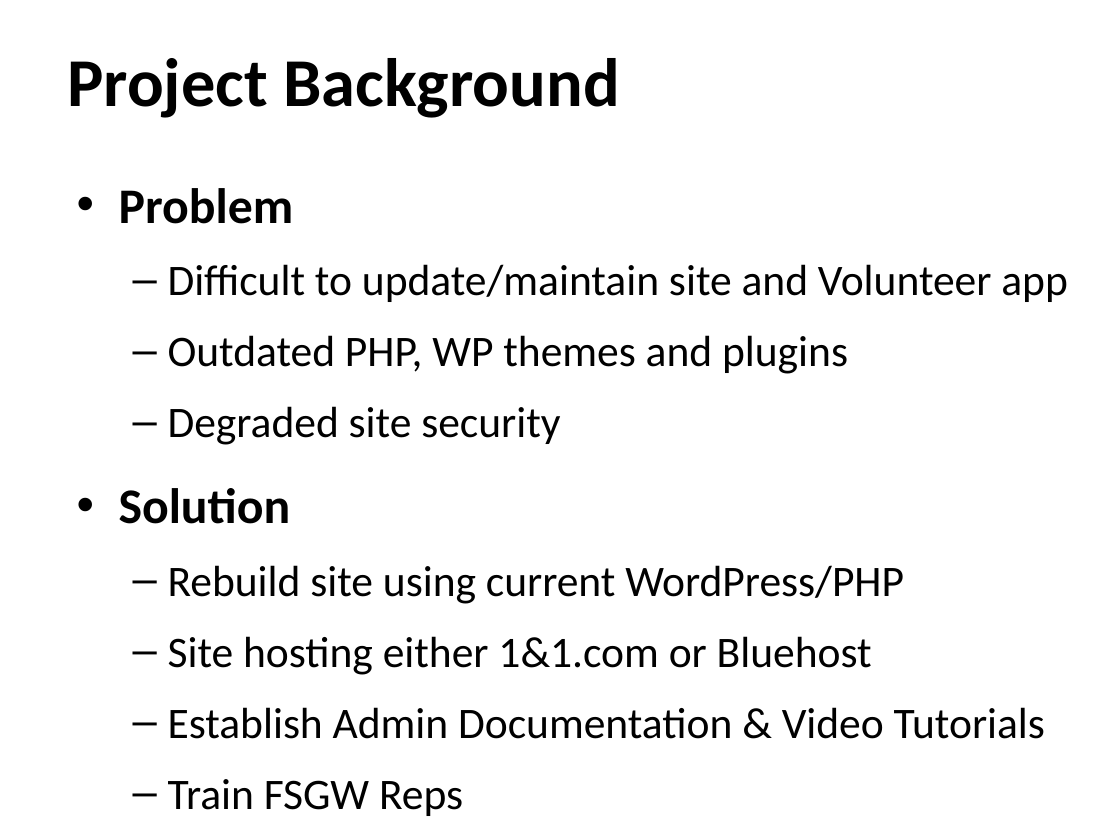
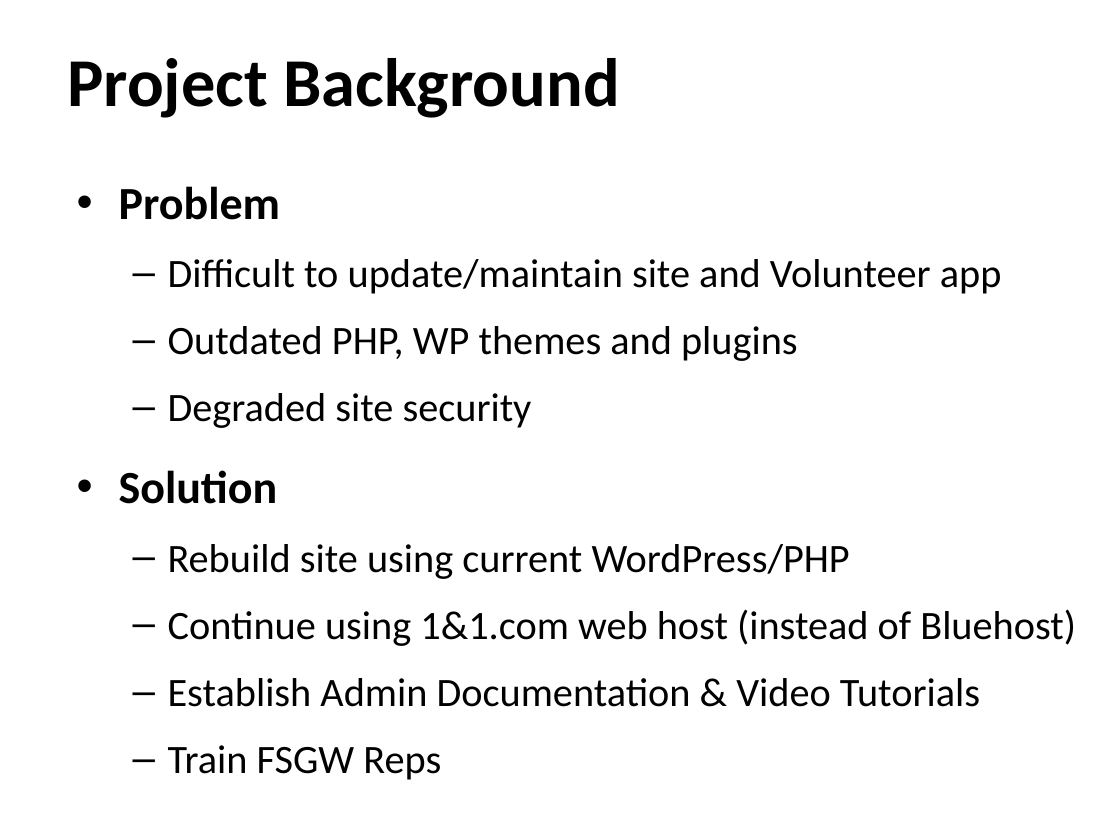
Before and after one commit to ehsantos11/MIST7590-Smithgall-Project, a slide deck: slide 3 of SGW Project Update 28Mar18.pptx. Drawn at 1120x840 pixels with LibreOffice and Linux fonts; fonts in the diff are those of the drawing; background and template pictures are left out. Boxes give left, top, right and bottom in pixels: in the first picture for what was removed or moved away, otherwise in the second. Text is boxed around its words. In the diff, an @@ line names an element or a change of style, - is before the commit and + after.

Commit message:
Project Update slides for 28Mar
Added two slides and updated overview slide

```diff
--- a/SGW Project Update 28Mar18.pptx
+++ b/SGW Project Update 28Mar18.pptx
@@ text at bbox=[119, 186, 1002, 780]: size 32 to 29.6 pt in "Problem", "Solution"; size 28 to 25.9 pt in "Difficult to update/maintain site and Volunteer app", "Outdated PHP, WP themes and plugins", "Degraded site security", "Rebuild site using current WordPress/PHP" and 2 more places @@
@@ text at bbox=[168, 609, 1076, 646]: text changed; size 28 to 25.9 pt @@
-  – Site hosting either 1&1.com or Bluehost
+  – Continue using 1&1.com web host (instead of Bluehost)
```
Also in this commit, not shown: 2 other slides changed, 2 slides added.
